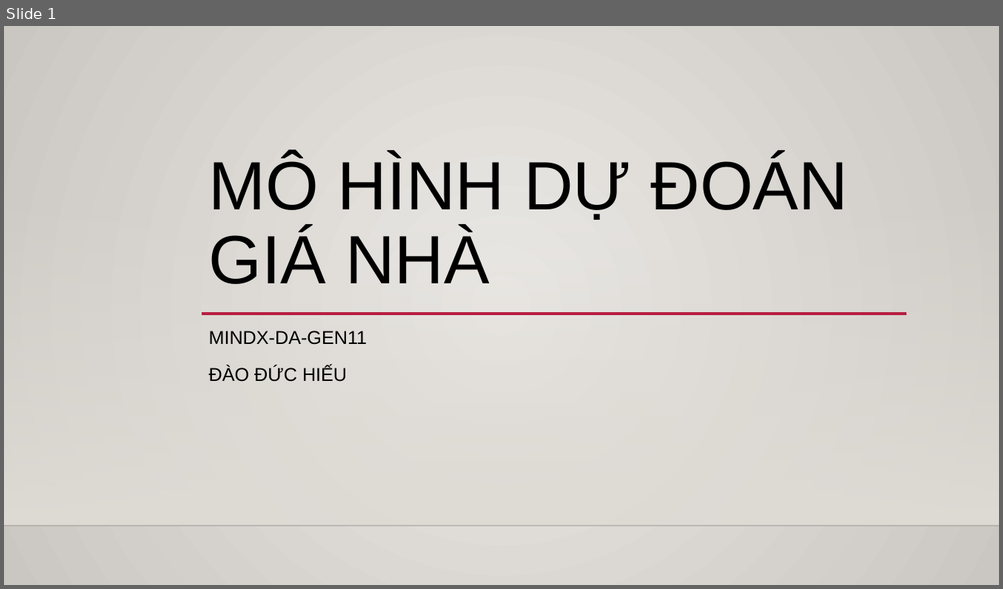
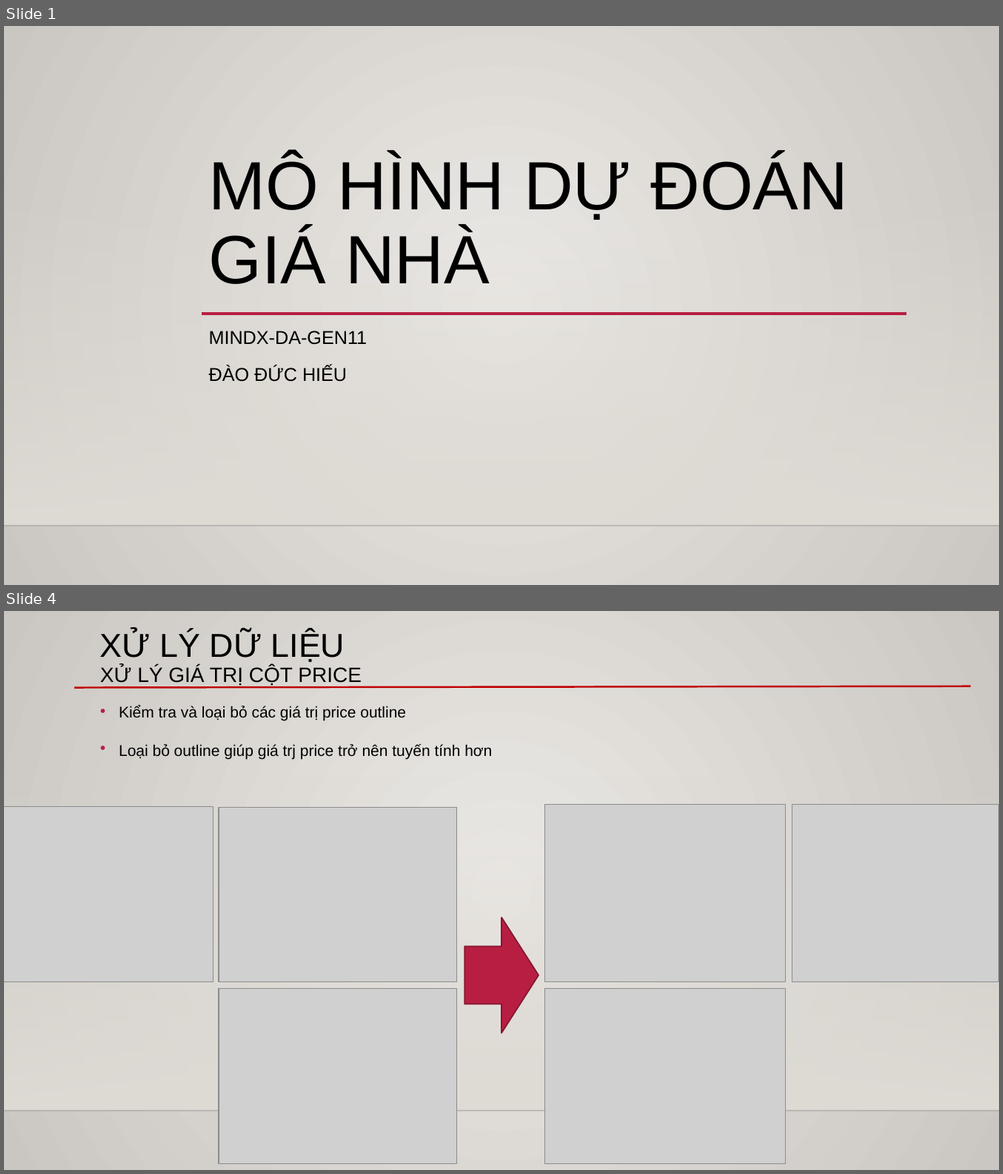
Before and after one commit to DK-Hieu/House_price_prediction, a slide deck: ver_4_kc_house/Mô hình dự đoán giá nhà.pptx. Shown one above the other, each under a label of ours: slide 1 before the commit, slides 1 and 4 after it; the slides between them are not shown. The pictures are 1003x589 and 1003x1174 pixels, drawn with LibreOffice and Linux fonts; fonts in the diff are those of the drawing; grey boxes stand for pictures; background and template pictures are left out. Boxes give left, top, right and bottom in pixels: in the first picture for what was removed or moved away, otherwise in the second. Text is boxed around its words. In the diff, an @@ line names an element or a change of style, - is before the commit and + after.

```diff
--- a/ver_4_kc_house/Mô hình dự đoán giá nhà.pptx
+++ b/ver_4_kc_house/Mô hình dự đoán giá nhà.pptx
@@ slide 4 added at (x1=4, y1=611, x2=999, y2=1170), background gradient #ECEAE7 to #CAC7C1; not listed: 2 template elements that a slide beside it also shows @@
@@ text added at (x1=100, y1=631, x2=361, y2=686), 20 pt, text #000000 @@
+XỬ LÝ DỮ LIỆU
+XỬ LÝ GIÁ TRỊ CỘT PRICE
@@ line added from (74, 688) to (970, 686), #C00000 1.75 pt @@
@@ text added at (x1=119, y1=705, x2=492, y2=760), 15 pt, text #000000 @@
+• Kiểm tra và loại bỏ các giá trị price outline
+• Loại bỏ outline giúp giá trj price trở nên tuyến tính hơn
@@ picture added at (x1=4, y1=806, x2=213, y2=982) @@
@@ picture added at (x1=219, y1=807, x2=457, y2=982) @@
@@ picture added at (x1=545, y1=804, x2=786, y2=982) @@
@@ picture added at (x1=792, y1=804, x2=999, y2=982) @@
@@ right arrow added at (x1=464, y1=917, x2=538, y2=1034), fill #B71E42, outline #871631 1.25 pt @@
@@ picture added at (x1=219, y1=988, x2=457, y2=1164) @@
@@ picture added at (x1=545, y1=988, x2=786, y2=1164) @@
```
Also in this commit, not shown: 2 slides changed, 8 other slides added, 1 other file.
